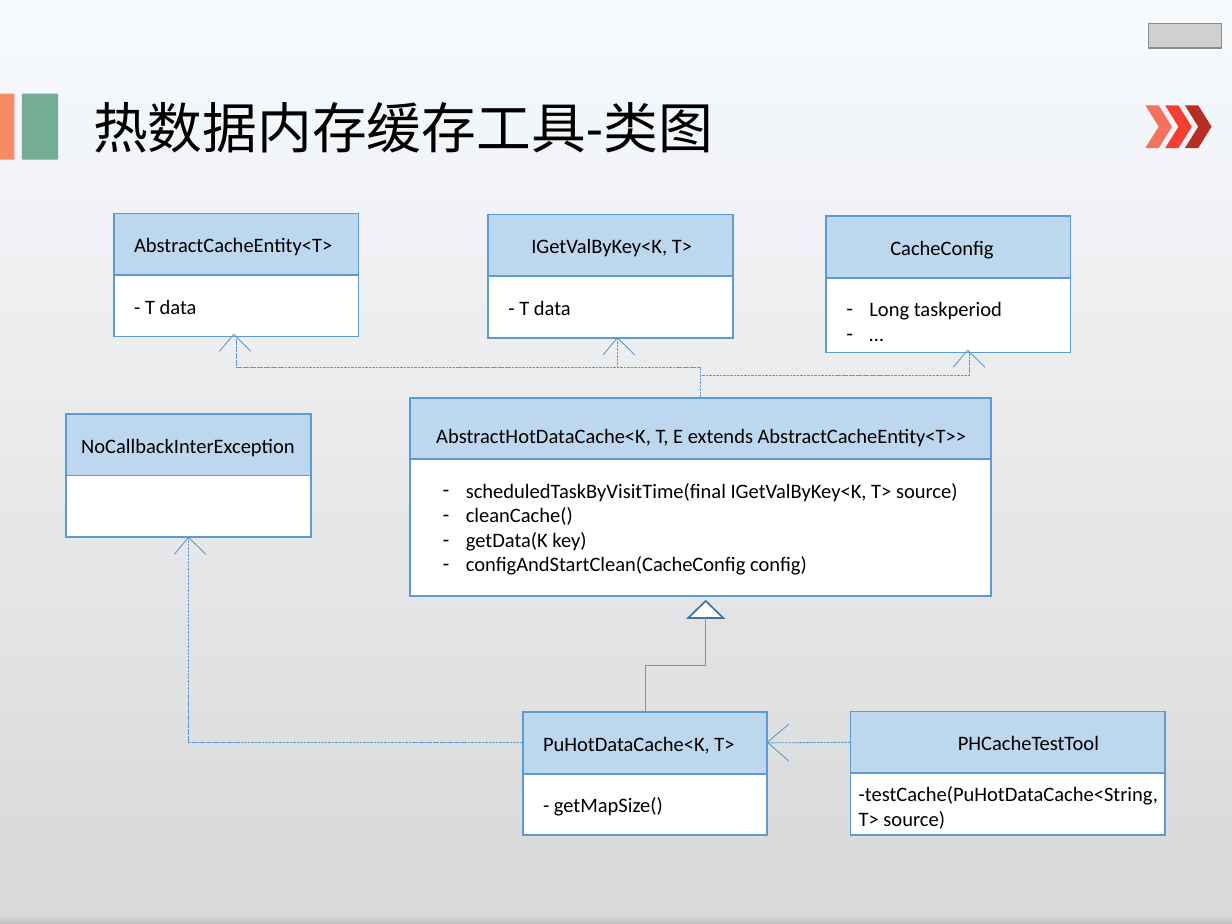
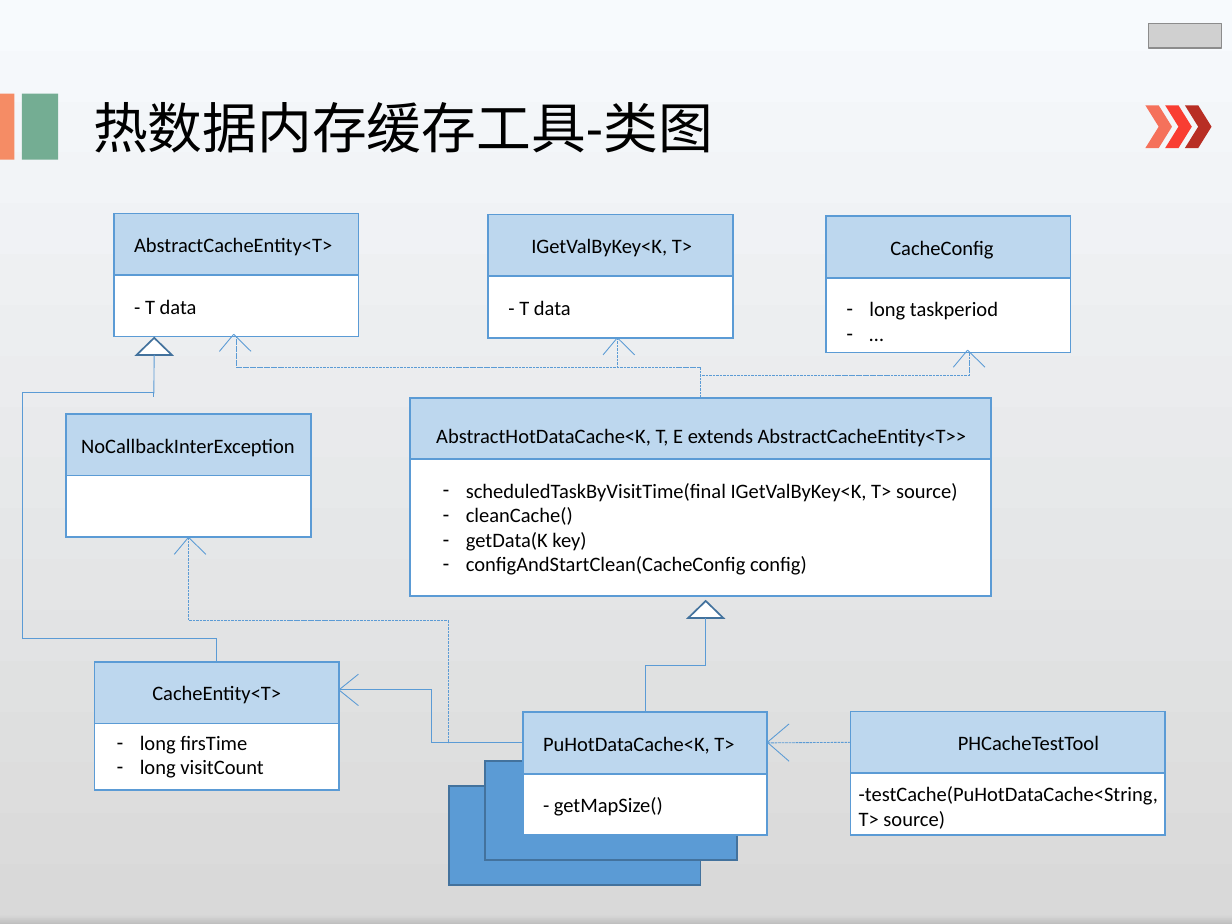
Before and after one commit to lspgithublxh/document, a slide deck: slide 18 of 业务文档跟踪/述职/shuzhi.pptx. Drawn at 1232x924 pixels with LibreOffice and Linux fonts; fonts in the diff are those of the drawing; grey boxes stand for pictures. Boxes give left, top, right and bottom in pixels: in the first picture for what was removed or moved away, otherwise in the second. Text is boxed around its words. In the diff, an @@ line names an element or a change of style, - is before the commit and + after.

```diff
--- a/业务文档跟踪/述职/shuzhi.pptx
+++ b/业务文档跟踪/述职/shuzhi.pptx
@@ text at bbox=[869, 301, 998, 320]: text changed @@
-– Long taskperiod
+– long taskperiod
@@ triangle added at bbox=[137, 338, 172, 355], fill #FFFFFF, outline #43739E 1 pt @@
@@ line added from (154, 394) to (154, 355), #5B9BD5 0.5 pt @@
@@ elbow line added from (23, 639) to (154, 397), #5B9BD5 0.5 pt @@
@@ elbow line moved from (522, 743) - (188, 537) to (188, 537) - (448, 621) @@
@@ elbow line added from (448, 621) to (522, 743), #5B9BD5 0.5 pt dashed @@
@@ elbow line added from (217, 662) to (22, 639), #5B9BD5 0.5 pt @@
@@ rectangle added at bbox=[95, 662, 339, 723], fill #BDD7EE, outline #5B9BD5 1 pt @@
@@ text added at bbox=[152, 685, 281, 704], 12 pt, text #000000 @@
+CacheEntity<T>
@@ line added from (339, 690) to (359, 674), #5B9BD5 0.5 pt @@
@@ elbow line added from (522, 743) to (339, 690), #5B9BD5 0.5 pt @@
@@ line added from (339, 690) to (359, 706), #5B9BD5 0.5 pt @@
@@ rectangle added at bbox=[95, 723, 339, 790], fill #FFFFFF, outline #5B9BD5 1 pt @@
@@ text added at bbox=[140, 735, 263, 778], 12 pt, text #000000 @@
+– long firsTime
+– long visitCount
@@ rectangle added at bbox=[485, 760, 737, 860], fill #5B9BD5, outline #43739E 1 pt @@
@@ rectangle added at bbox=[448, 786, 700, 886], fill #5B9BD5, outline #43739E 1 pt @@
```
Also in this commit, not shown: 7 other slides changed, 1 slide added, 1 slide removed.
